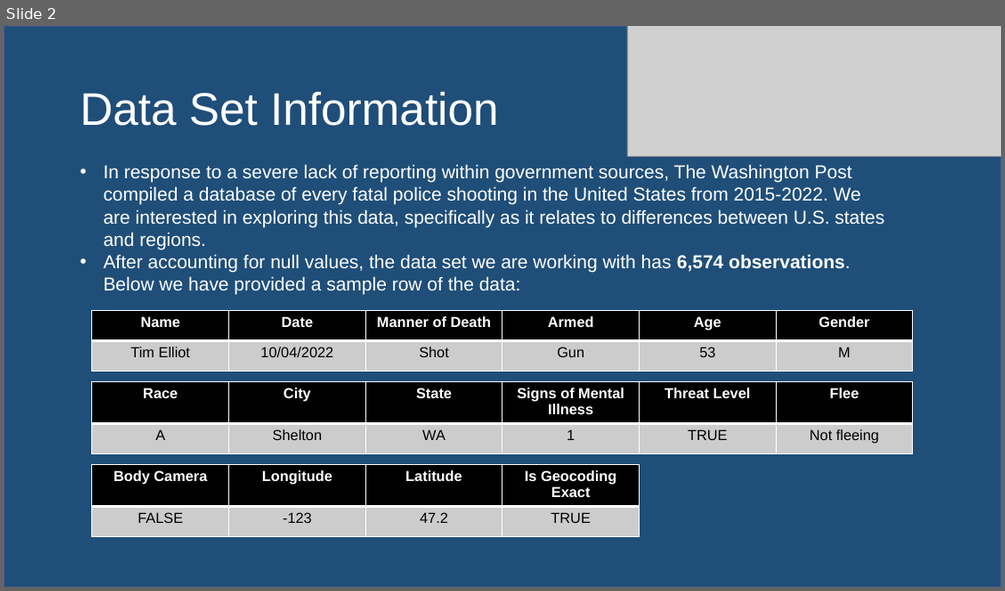
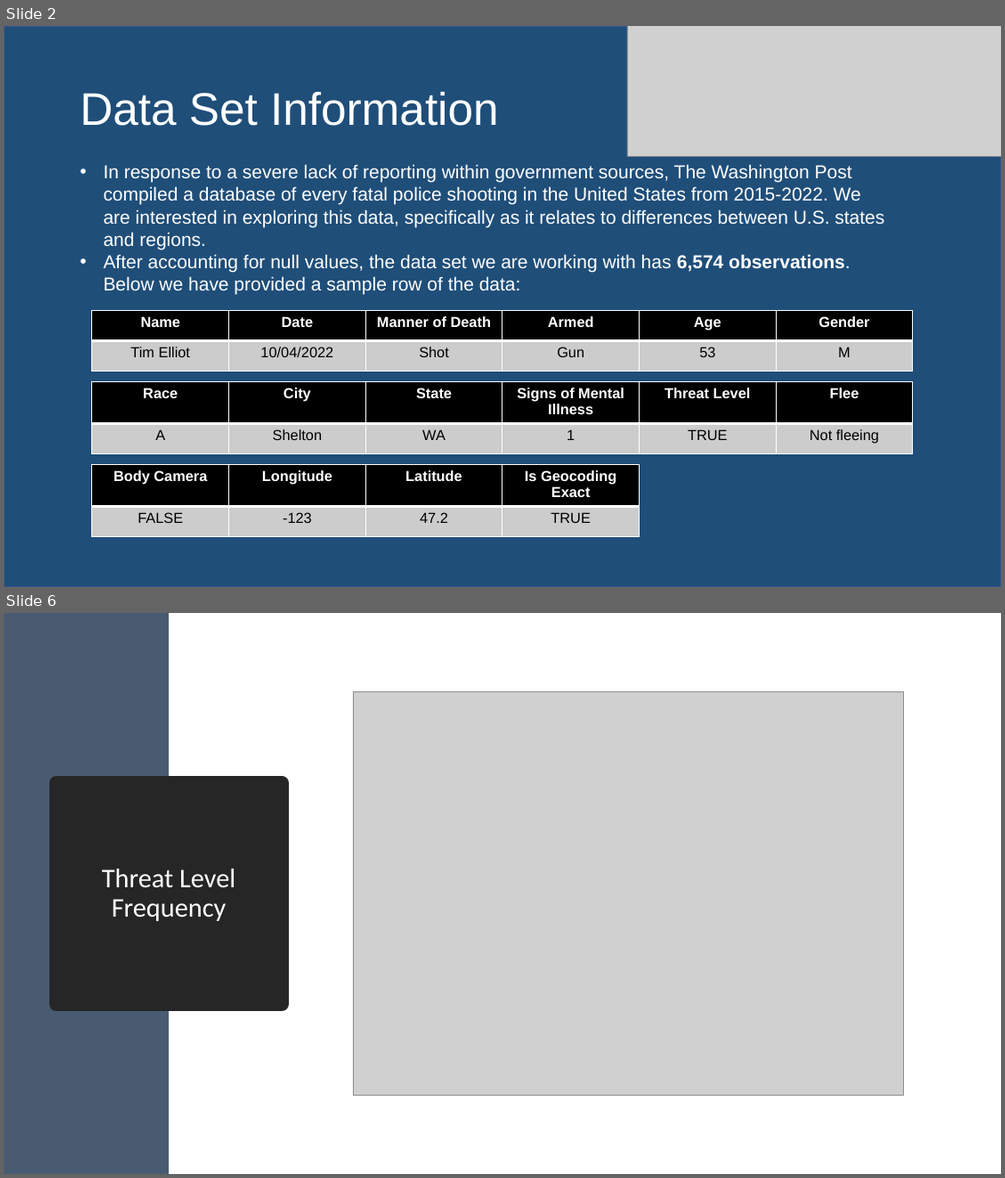
Before and after one commit to awinkhater/Dats6101_Team3, a slide deck: PPT for Intro to Data Science.pptx. Shown one above the other, each under a label of ours: slide 2 before the commit, slides 2 and 6 after it; the slides between them are not shown. The pictures are 1005x591 and 1005x1178 pixels, drawn with LibreOffice and Linux fonts; fonts in the diff are those of the drawing; grey boxes stand for pictures. Boxes give left, top, right and bottom in pixels: in the first picture for what was removed or moved away, otherwise in the second. Text is boxed around its words. In the diff, an @@ line names an element or a change of style, - is before the commit and + after.

```diff
--- a/PPT for Intro to Data Science.pptx
+++ b/PPT for Intro to Data Science.pptx
@@ slide 6 added at bbox=[4, 613, 1001, 1174], background #FFFFFF @@
@@ rectangle added at bbox=[4, 613, 169, 1174], fill #485B70 @@
@@ picture added at bbox=[353, 691, 904, 1094] @@
@@ title added at bbox=[57, 783, 282, 1004], fill #262626, outline #262626 13.75 pt, 26 pt, text #FFFFFF @@
+Threat Level Frequency
```
Also in this commit, not shown: 1 slide changed, 28 other slides added.
